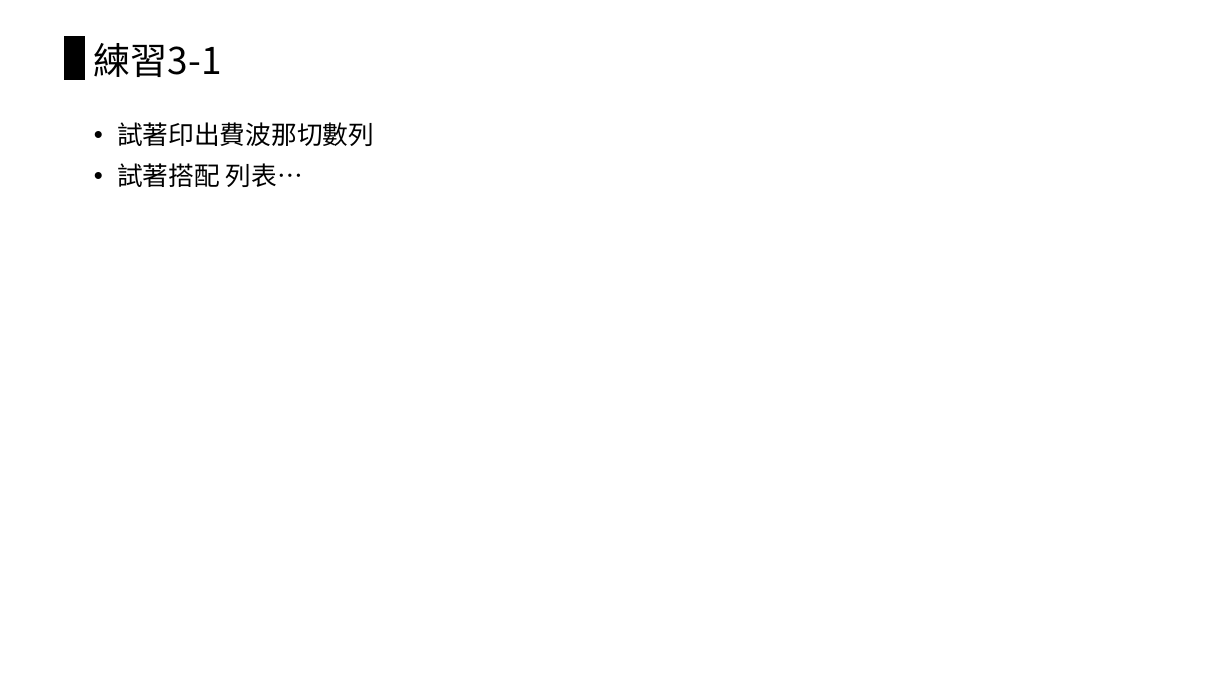
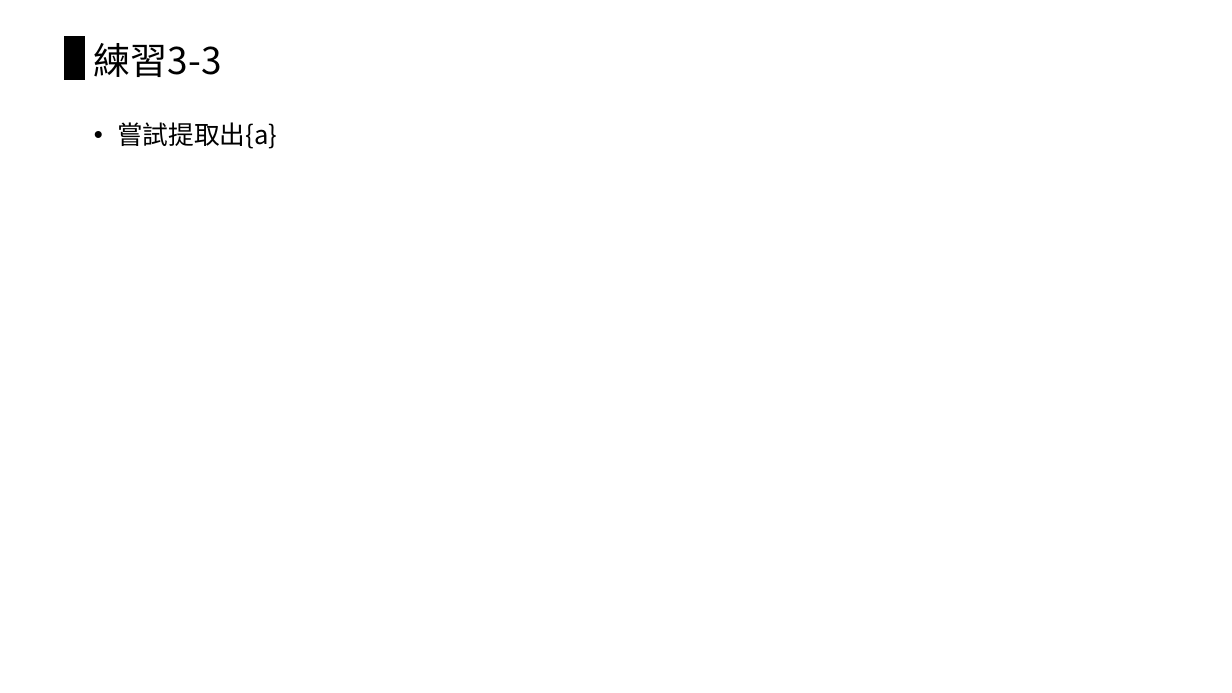
Before and after one commit to chiachin-yen/NCKU_workshop_2018, a slide deck: slide 62 of 2018_Eink工作營.pptx (slide 66 before the commit). Drawn at 1232x693 pixels with LibreOffice and Linux fonts; fonts in the diff are those of the drawing. Boxes give left, top, right and bottom in pixels: in the first picture for what was removed or moved away, otherwise in the second. Text is boxed around its words. In the diff, an @@ line names an element or a change of style, - is before the commit and + after.

```diff
--- a/2018_Eink工作營.pptx
+++ b/2018_Eink工作營.pptx
@@ title at box(94, 43, 222, 77): text changed @@
-練習3-1
+練習3-3
@@ text at box(117, 122, 277, 149): text changed @@
-• 試著印出費波那切數列
-• 試著搭配 列表…
+• 嘗試提取出{a}
```
Also in this commit, not shown: 23 other slides changed, 21 slides added, 4 slides removed.
